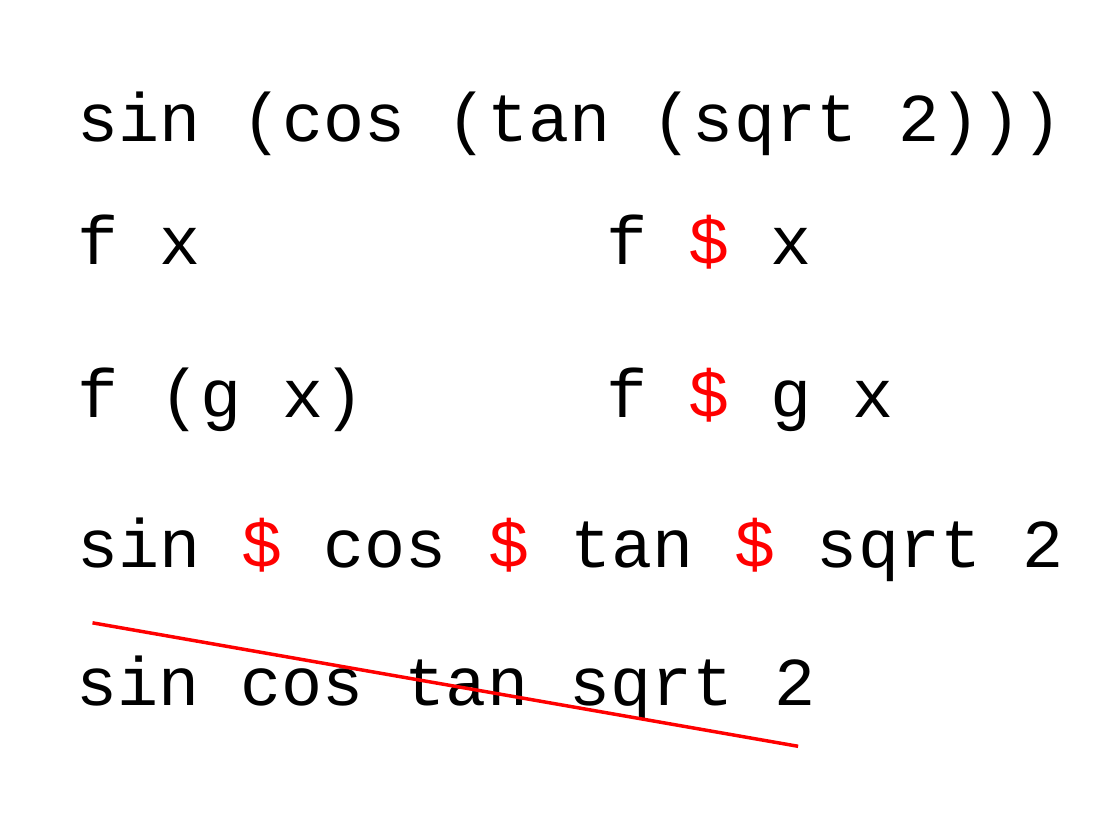
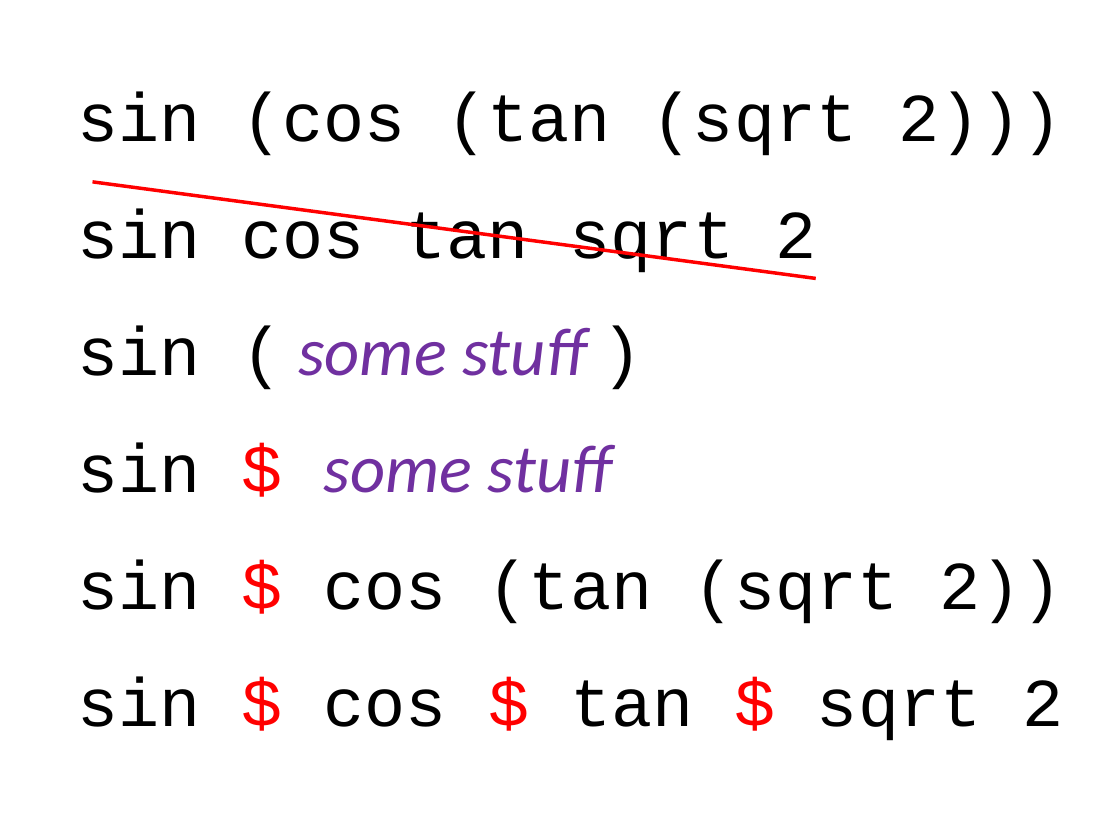
Before and after one commit to dominicprior/beginning-haskell-course, a slide deck: slide 6 of beginning-haskell.pptx (slide 5 before the commit). Drawn at 1120x840 pixels with LibreOffice and Linux fonts; fonts in the diff are those of the drawing. Boxes give left, top, right and bottom in pixels: in the first picture for what was removed or moved away, otherwise in the second. Text is boxed around its words. In the diff, an @@ line names an element or a change of style, - is before the commit and + after.

```diff
--- a/beginning-haskell.pptx
+++ b/beginning-haskell.pptx
@@ text "sin cos tan sqrt 2": place and size @@
-text "sin cos tan sqrt 2" at (76, 656, 815, 724)
+text "sin cos tan sqrt 2" at (77, 208, 816, 276)
@@ line moved from (93, 623) - (799, 746) to (93, 181) - (815, 279) @@
@@ text removed at (77, 215, 200, 264) @@
-f x
@@ text removed at (606, 215, 812, 264) @@
-f $ x
@@ text added at (77, 325, 586, 376), 44 pt, text #7030A0, italic @@
+sin ( some stuff )
@@ text removed at (77, 367, 364, 432) @@
-f (g x)
@@ text removed at (606, 367, 894, 431) @@
-f $ g x
@@ text added at (77, 442, 612, 493), 44 pt, text #7030A0, italic @@
+sin $ some stuff
@@ text added at (77, 559, 1063, 624), 44 pt, text #000000 @@
+sin $ cos (tan (sqrt 2))
@@ text "sin $ cos $ tan ...": place and size @@
-text "sin $ cos $ tan ..." at (77, 517, 1063, 582)
+text "sin $ cos $ tan ..." at (77, 676, 1063, 741)
```
Also in this commit, not shown: 1 other slide changed, 1 slide added.
